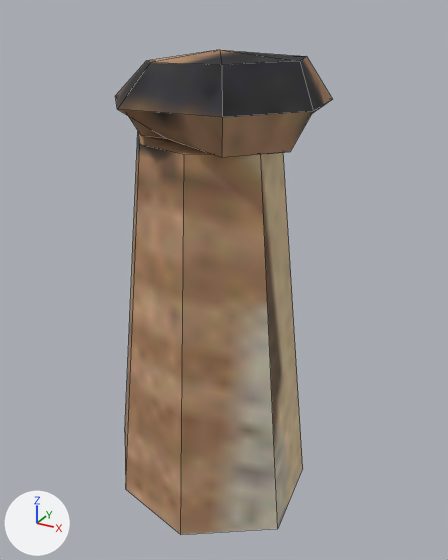
A saved change to the FBX model Content/Assets/Locations/Desert/SM_Hoodoo.fbx.
One viewpoint serves both versions: a camera (50 mm lens) standing at (12.54, -21.57, 20.79) and looking at (0.48, 0.35, 9.83). Arrows for +X, +Y and +Z are at lower left; the lights stay in place. The first picture is the older version. Mesh edges are drawn as thin lines. Objects named as collision shapes, trigger or cutter boxes, shadow casters or lower levels of detail are left out.

Objects in the first picture: 'SM_Hoodoo'.
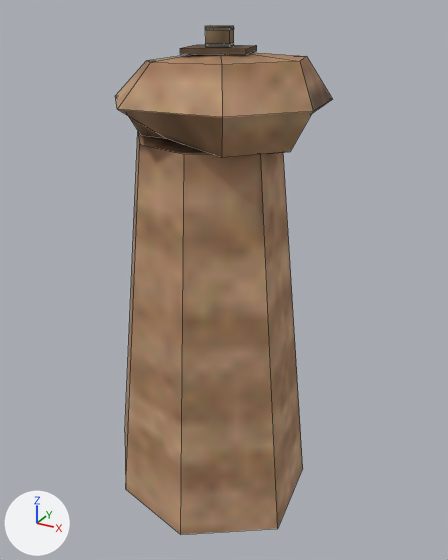
What changed in the scene script:
```text
Change me_sm_hoodoo:
    used by ob_sm_hoodoo; location = (0.0, 0.0, 0.0)
    remove me_sm_hoodoo.from_pydata(...)  # 37 vertices, 37 faces; spans x -5.4..4.6, y -4.6..4.4, z -0.3..19.3
    add me_sm_hoodoo.from_pydata(...)  # 69 vertices, 61 faces; spans x -5.4..4.6, y -4.6..4.4, z -0.3..20.2
    me_sm_hoodoo part 1
    24 vertices are added at x -1.0..2.0, y -1.5..1.5, z 19.2..20.2
    8 new vertices lie (0.9, 0.3, 0.0) away from vertices in x -0.1..0.2, y -0.5..0.2, z 19.5..20.1
    24 new faces join them
    me_sm_hoodoo part 2: 37 kept faces spanning x -5.4..4.6, y -4.6..4.4, z -0.3..19.3 get new texture (UV) coordinates
```

What differs and where, as boxes (x1, y1, x2, y2) in the pictures (448 x 560 px):
'SM_Hoodoo', reshaped
    before: (115, 50, 333, 535)
    after: (115, 25, 333, 535)
part 1 of me_sm_hoodoo, added (brown)
    after: (180, 25, 257, 55)
part 2 of me_sm_hoodoo, surface changed
    both: (115, 52, 333, 533)
